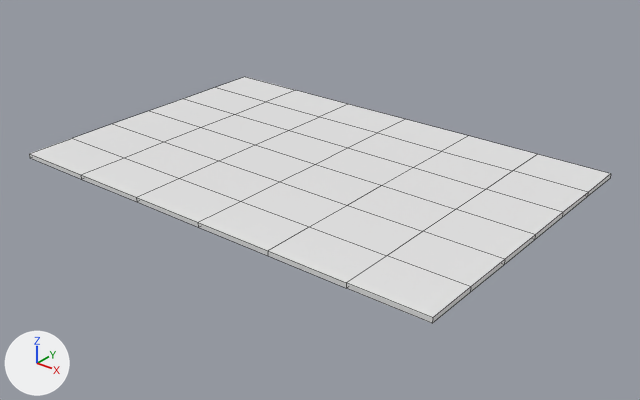
The FBX model Nos vemos Abajo/Assets/Models/foto.fbx, before and after one commit.
Camera for both pictures: a 50 mm lens placed at (2.12, -2.6, 1.46), pointed at (0.06, -0.03, -0.14). Lighting does not change. The marker at lower left points along +X, +Y and +Z. Mesh edges are drawn as thin lines.

Names of what the first picture shows: 'foto_mesh'.
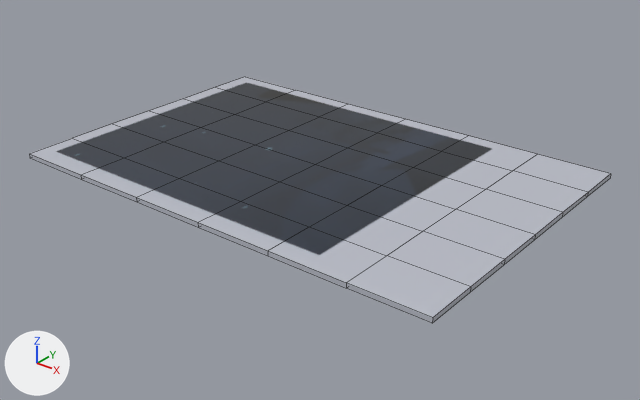
The newer file is also rescaled (x0.676) as a whole; pictures and numbers use the older file's frame.

The change in detail:
Picture 'fotocolor.png' (img_fotocolor_png) is new.
Material 'Material.002' (mat_material_002) is new.
Its texture is img_fotocolor_png.
Its roughness is 0.102.
me_plane has 98 vertices, 96 faces and spans x -1.0..1.0, y -0.67..0.67, z -0.02..0.0.
me_plane now uses material mat_material_002 (picture img_fotocolor_png).

What differs and where, as boxes [x1, y1, x2, y2] in the pictures (640 x 400 px):
'foto_mesh', recoloured (white to grey): [29, 77, 611, 323] in both
